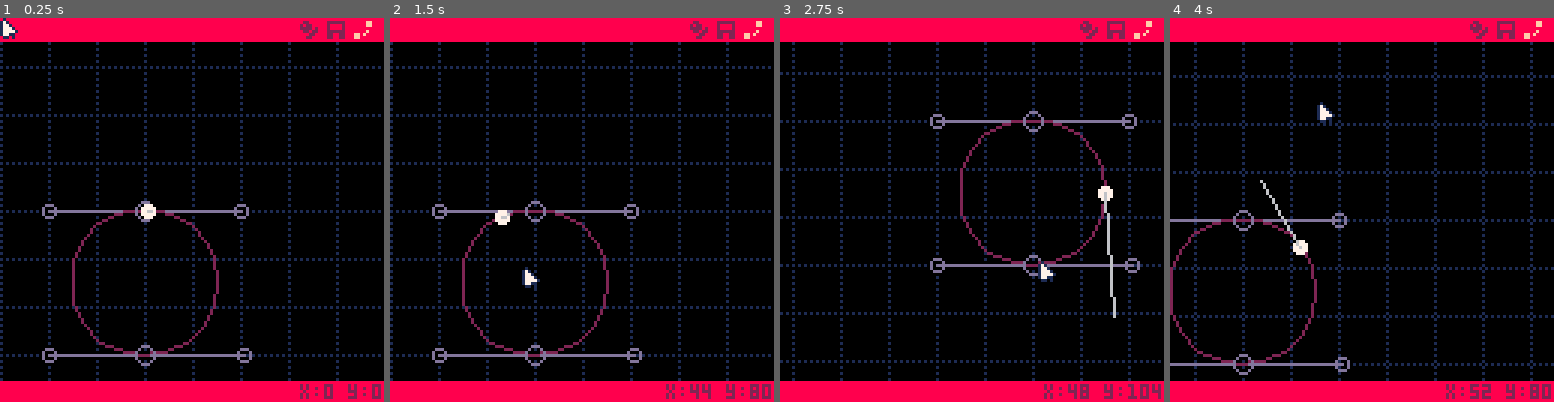
Above: before the commit, frames 1-4 (left to right).
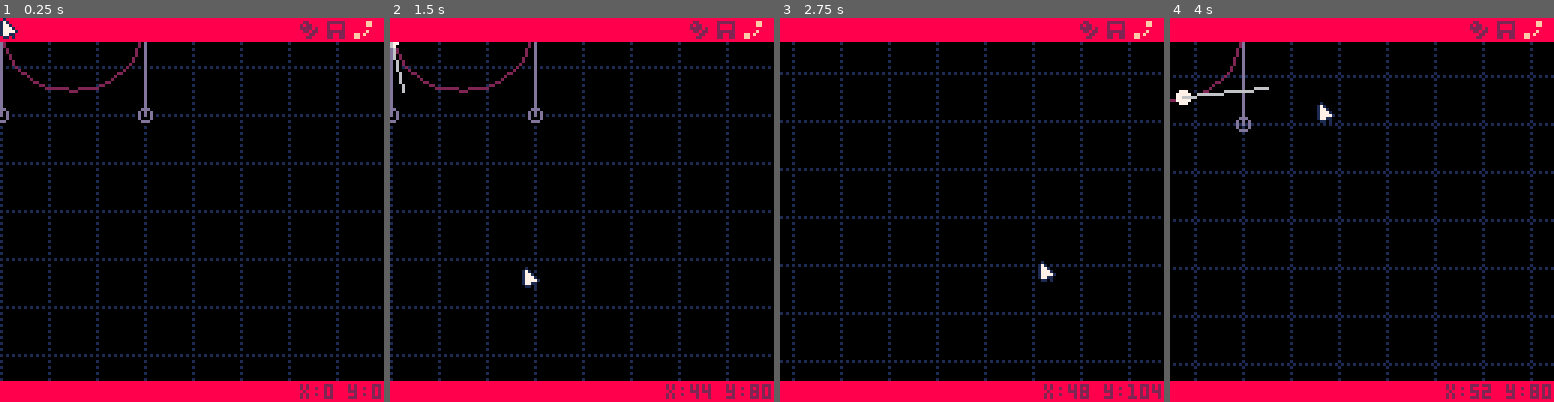
Above: after the commit, the same moments.

Repository: LouieChapm/Super3dPinball
Game: PICO-8 cartridge pinball_editor.p8
The game is run twice, just before and just after one commit, with the same random seed, the same clock (stepped at 60 frames per second) and the same inputs.
Inputs (mouse positions are in pixels of both pictures, inside the frame that each line leads up to):
- Up to frame 1 (0.25 s): no input
- Up to frame 2 (1.5 s): click (459, 121) at 0.67 s; click (520, 267) at 1.22 s
- Up to frame 3 (2.75 s): click (975, 114) at 1.77 s; hold Left 1.97-2.37 s; click (1037, 259) at 2.32 s; hold Down from 2.42 s (still down)
- Up to frame 4 (4 s): release Down at 2.82 s; click (1492, 106) at 2.87 s; hold Right 2.87-3.53 s; click (1254, 256) at 3.42 s; hold Up from 3.58 s (still down); click (1315, 102) at 3.97 s

The runs differ from the first frame. In frame 1, 2.8% of the frame differs, in the area x 0-66%, y 6-91%; in frame 2, 2.9%; in frame 3, 2.3%; in frame 4, 2.6%.

Commit message:
balls fixed

Diff:
--- a/pinball_editor.p8
+++ b/pinball_editor.p8
@@ -62,7 +62,9 @@
 function init_spline(spline_data)
 	local data = split(spline_data,"|")
 	for i=1,#data do
-		local x1,y1,ox1,oy1,x2,y2,ox2,oy2 = unpack(split(data[i]))
+		local points, lengths = unpack(split(data[i],":"))
+
+		local x1,y1,ox1,oy1,x2,y2,ox2,oy2 = unpack(split(points))
 		add(SPLINES,new_spline(x1,y1,ox1,oy1,x2,y2,ox2,oy2, i>1 and SPLINES[i-1]))
 	end
 end
@@ -961,8 +963,8 @@
 
 	-- test ball on spline
 	ball = {
-		dist 	= 0, 			-- distance along spline
-		vel 	= .1,			-- velocity
+		dist 	= 10, 			-- distance along spline
+		vel 	= 2,			-- velocity
 		segment	= SPLINES[2], 	-- current spline segment
 
 		x = 0,
@@ -999,14 +1001,14 @@
 	local segment = _b.segment
 
 	if _b.prev_x + _b.prev_y != 0 then
-    local dx, dy = _b.x - _b.prev_x, _b.y - _b.prev_y   		-- find delta direction and normalize
-    local gravity_force = dot_product(dx, dy, 0, 1) / _b.vel 	-- get dot product to find direction relative to gravity
-
-    -- Apply damping to slow down the ball
-    local damping = .99  		-- Adjust this value as needed
-    _b.vel += gravity_force
-    _b.vel *= damping
-end
+		local dx, dy = _b.x - _b.prev_x, _b.y - _b.prev_y   		-- find delta direction and normalize
+		local gravity_force = dot_product(dx, dy, 0, 1) / _b.vel 	-- get dot product to find direction relative to gravity
+
+		-- apply damping to slow down the ball
+		local damping = .97  		-- adjust this value as needed
+		_b.vel += gravity_force		-- apply gravity force
+		_b.vel *= damping			-- apply damping -- tokens
+	end
 
 	_b.dist += _b.vel  	-- add velocity to ball
 	if _b.dist > segment.lengths[#segment.lengths] then
@@ -1443,7 +1445,7 @@
 									-- spline library
 	out..="\nspline_library=[["
 	for _spline in all(SPLINES) do
-		out..= spline_to_string(_spline) .. "|"
+		out..= spline_to_string(_spline) .. ":" .. table_to_string(_spline.lengths) .. "|"
 	end
 	if(#SPLINES>0)out = sub(out,1,-2)
 	out..="]]"
Not shown, changed: inf_mapdata.txt
